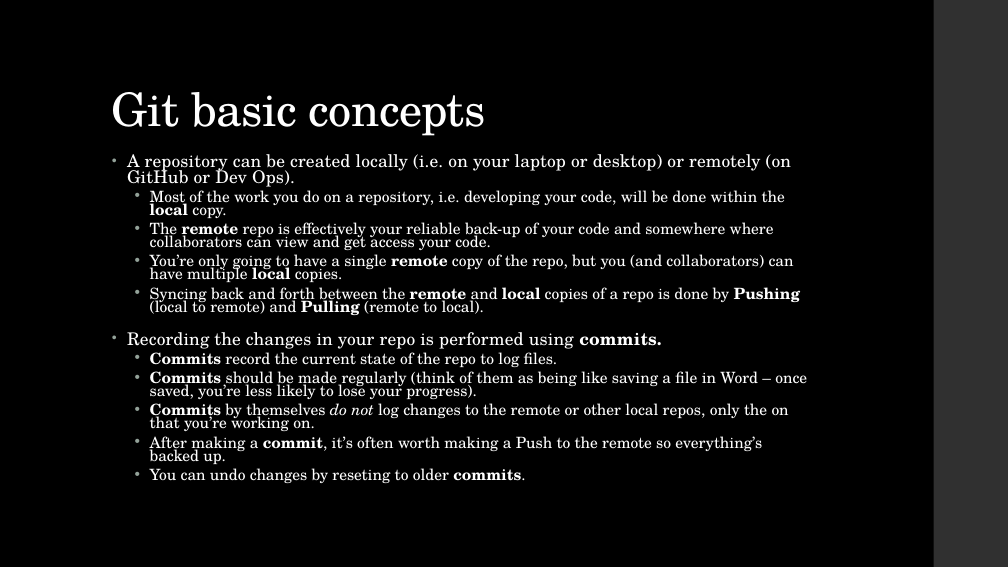
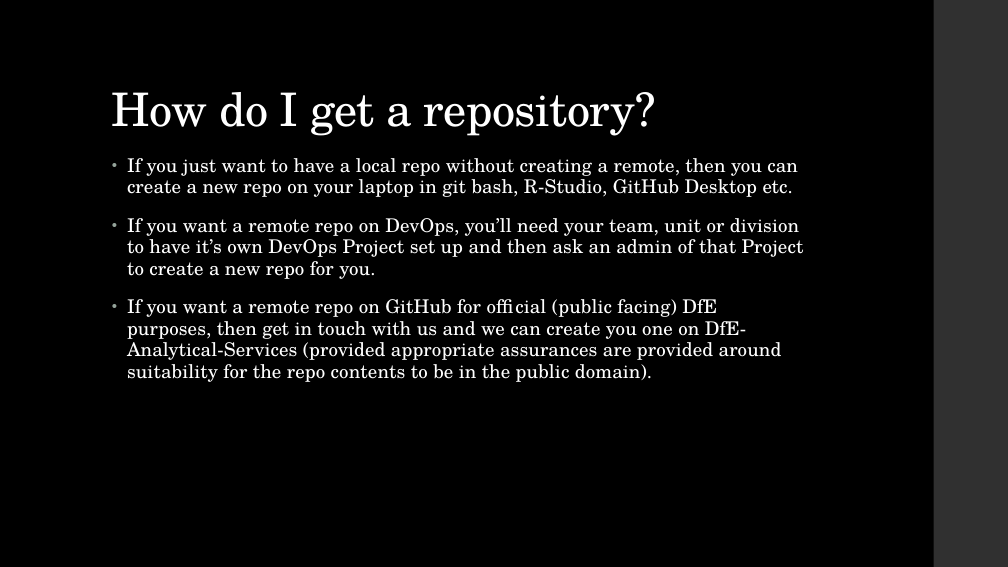
Before and after one commit to dfe-analytical-services/techskills_workshops, a slide deck: slide 21 of slides/workshopslides_quick-git.pptx (slide 19 before the commit). Drawn at 1008x567 pixels with LibreOffice and Linux fonts; fonts in the diff are those of the drawing. Boxes give left, top, right and bottom in pixels: in the first picture for what was removed or moved away, otherwise in the second. Text is boxed around its words. In the diff, an @@ line names an element or a change of style, - is before the commit and + after.

```diff
--- a/slides/workshopslides_quick-git.pptx
+++ b/slides/workshopslides_quick-git.pptx
@@ title at [112,92,656,136]: text changed @@
-Git basic concepts
+How do I get a repository?
@@ text at [127,158,804,382]: text changed; size 14.8 to 18 pt @@
-• A repository can be created locally (i.e. on your laptop or desktop) or remotely (on GitHub or Dev Ops).
-  • Most of the work you do on a repository, i.e. developing your code, will be done within the local copy.
-  • The remote repo is effectively your reliable back-up of your code and somewhere where collaborators can view and get access your code.
-  • You’re only going to have a single remote copy of the repo, but you (and collaborators) can have multiple local copies.
-  • Syncing back and forth between the remote and local copies of a repo is done by Pushing (local to remote) and Pulling (remote to local).
-• Recording the changes in your repo is performed using commits.
-  • Commits record the current state of the repo to log files.
-  • Commits should be made regularly (think of them as being like saving a file in Word – once saved, you’re less likely to lose your progress).
-  • Commits by themselves do not log changes to the remote or other local repos, only the on that you’re working on.
-  • After making a commit, it’s often worth making a Push to the remote so everything’s backed up.
-  • You can undo changes by reseting to older commits.
+• If you just want to have a local repo without creating a remote, then you can create a new repo on your laptop in git bash, R-Studio, GitHub Desktop etc.
+• If you want a remote repo on DevOps, you’ll need your team, unit or division to have it’s own DevOps Project set up and then ask an admin of that Project to create a new repo for you.
+• If you want a remote repo on GitHub for official (public facing) DfE purposes, then get in touch with us and we can create you one on DfE-Analytical-Services (provided appropriate assurances are provided around suitability for the repo contents to be in the public domain).
```
Also in this commit, not shown: 1 other slide changed, 8 slides added, 5 slides removed.
